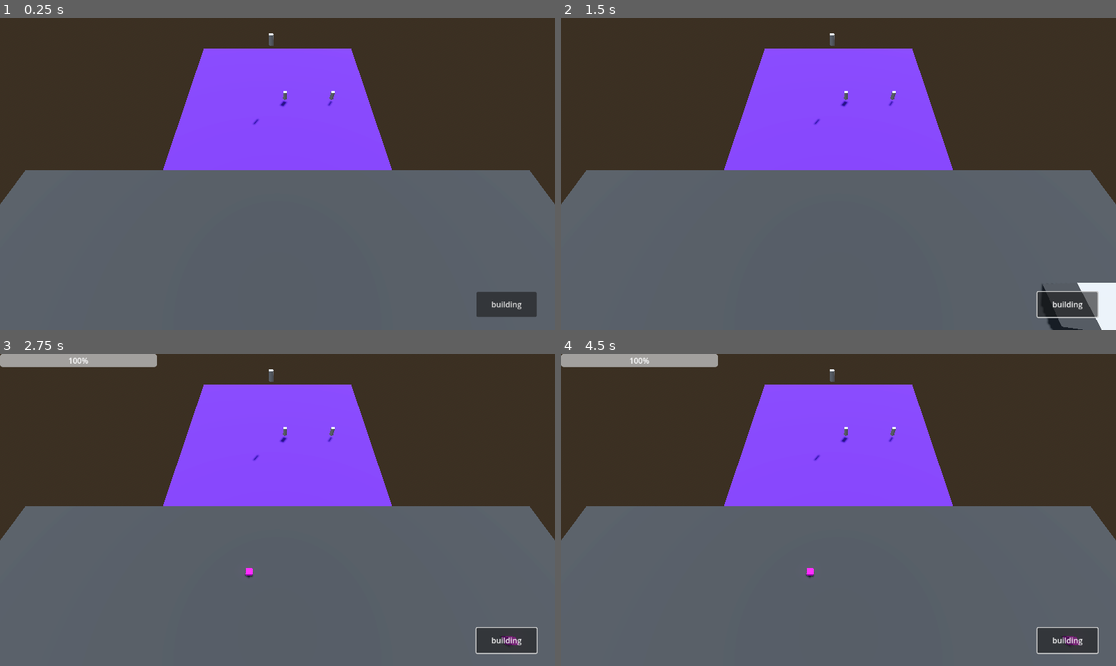
Above: before the commit, frames 1-4 (two rows, left to right).
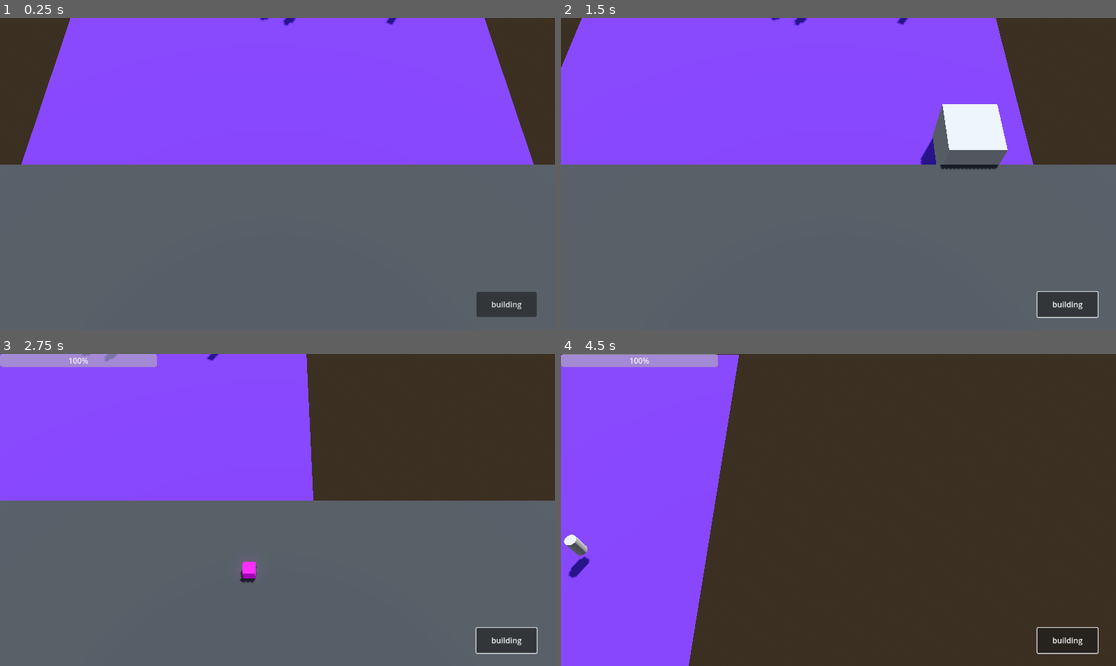
Above: after the commit, the same moments.

Repository: TobiasKastner1999/StrategyGame
Game: Godot game, scene res://world3d.tscn
Same seed, same stepped clock (60 frames per second), same inputs: the game is played once before the commit and once after it. The project has no main scene, so this scene is started directly.
Inputs (mouse positions are in pixels of both pictures, inside the frame that each line leads up to):
- Up to frame 1 (0.25 s): no input
- Up to frame 2 (1.5 s): click "building" at 0.5 s; tap Enter at 1.25 s; move the mouse to (960, 158) at 1.27 s; hold D (right, bound only after the commit) from 1.28 s (still down); hold Shift (shift) from 1.28 s (still down); right-click (960, 158) at 1.35 s; click (960, 158) at 1.42 s
- Up to frame 3 (2.75 s): release D (right, bound only after the commit) at 2 s; release Shift (shift) at 2 s; drag from (166, 525) to (249, 572) at 2.02 s
- Up to frame 4 (4.5 s): move the mouse to (894, 441) at 2.77 s; hold D (right, bound only after the commit) 2.78-3.5 s; hold W (front, bound only after the commit) 2.78-3.5 s; click (894, 441) at 2.92 s; right-click (894, 441) at 3.05 s; drag from (810, 572) to (672, 463) at 3.52 s; move the mouse to (1005, 556) at 4.27 s; hold A (left, bound only after the commit) from 4.28 s (still down); hold W (front, bound only after the commit) from 4.28 s (still down); right-click (1005, 556) at 4.35 s; click (1005, 556) at 4.42 s

The runs differ from the first frame. In frame 1, 29% of the frame differs, in the area x 0-100%, y 0-60%; in frame 2, 29%; in frame 3, 24%; in frame 4, 79%, in the area x 0-100%, y 0-100%.

Commit message:
kamera movement

Diff:
--- a/strategytest/Node3D.gd
+++ b/strategytest/Node3D.gd
@@ -22,6 +22,19 @@
 
 
 func _physics_process(delta):
+
+	if Input.is_action_pressed("front"):
+		$".".position.z -= 0.5
+	if Input.is_action_pressed("back"):
+		$".".position.z += 0.5
+	if Input.is_action_pressed("left"):
+		$".".position.x -= 0.5
+	if Input.is_action_pressed("right"):
+		$".".position.x += 0.5
+
+
+
+
 	mousePosition = get_viewport().get_mouse_position()
 	if Input.is_action_just_pressed("LeftClick"):
 		selectionBox2D.startSelectionPosition = mousePosition
@@ -44,7 +57,6 @@
 			if selected.SR == false:
 				return
 			else:
-				print("yes")
 				RaycastMouseClick()
 				#selected.SPEED = 600
 				selected.set_target_position(raycastMouseClick3DResult)
@@ -60,7 +72,15 @@
 				#else:
 					#selected.beanSoldier.combatRange.focusFireTarget = null
 
-
+func _unhandled_input(event):
+	if event is InputEventMouseButton:
+		if event.is_pressed():
+			if event.button_index == MOUSE_BUTTON_WHEEL_UP:
+				$".".position.y -= 2
+	if event is InputEventMouseButton:
+		if event.is_pressed():
+			if event.button_index == MOUSE_BUTTON_WHEEL_DOWN:
+				$".".position.y += 2
 
 func SelectUnits():
 	newSelection = []
--- a/strategytest/placer.gd
+++ b/strategytest/placer.gd
@@ -45,16 +45,16 @@
 			y_distances.append(y_distance)
 
 		else:
-			print("raycast falied")
+			print("error")
 			return false
 		i += 1
 
 
 	for y_distance in y_distances:
 		if y_distance > 2.0:
-			print("not plannar enough")
+			print("nicht eben genug")
 			return false
-	print("Everything is good")
+	print("passt")
 	model_green()
 	return true
 # Called when the node enters the scene tree for the first time.
--- a/strategytest/project.godot
+++ b/strategytest/project.godot
@@ -31,3 +31,33 @@
 "events": [Object(InputEventKey,"resource_local_to_scene":false,"resource_name":"","device":-1,"window_id":0,"alt_press …(182 unchanged characters)…
 ]
 }
+front={
+"deadzone": 0.5,
+"events": [Object(InputEventKey,"resource_local_to_scene":false,"resource_name":"","device":-1,"window_id":0,"alt_pressed":false,"shift_pressed":false,"ctrl_pressed":false,"meta_pressed":false,"pressed":false,"keycode":0,"physical_keycode":87,"key_label":0,"unicode":119,"echo":false,"script":null)
+]
+}
+left={
+"deadzone": 0.5,
+"events": [Object(InputEventKey,"resource_local_to_scene":false,"resource_name":"","device":-1,"window_id":0,"alt_pressed":false,"shift_pressed":false,"ctrl_pressed":false,"meta_pressed":false,"pressed":false,"keycode":0,"physical_keycode":65,"key_label":0,"unicode":97,"echo":false,"script":null)
+]
+}
+right={
+"deadzone": 0.5,
+"events": [Object(InputEventKey,"resource_local_to_scene":false,"resource_name":"","device":-1,"window_id":0,"alt_pressed":false,"shift_pressed":false,"ctrl_pressed":false,"meta_pressed":false,"pressed":false,"keycode":0,"physical_keycode":68,"key_label":0,"unicode":100,"echo":false,"script":null)
+]
+}
+back={
+"deadzone": 0.5,
+"events": [Object(InputEventKey,"resource_local_to_scene":false,"resource_name":"","device":-1,"window_id":0,"alt_pressed":false,"shift_pressed":false,"ctrl_pressed":false,"meta_pressed":false,"pressed":false,"keycode":0,"physical_keycode":83,"key_label":0,"unicode":115,"echo":false,"script":null)
+]
+}
+zoom_in={
+"deadzone": 0.5,
+"events": [Object(InputEventMouseButton,"resource_local_to_scene":false,"resource_name":"","device":-1,"window_id":0,"alt_pressed":false,"shift_pressed":false,"ctrl_pressed":false,"meta_pressed":false,"button_mask":0,"position":Vector2(0, 0),"global_position":Vector2(0, 0),"factor":1.0,"button_index":4,"canceled":false,"pressed":false,"double_click":false,"script":null)
+]
+}
+zoom_out={
+"deadzone": 0.5,
+"events": [Object(InputEventMouseButton,"resource_local_to_scene":false,"resource_name":"","device":-1,"window_id":0,"alt_pressed":false,"shift_pressed":false,"ctrl_pressed":false,"meta_pressed":false,"button_mask":0,"position":Vector2(0, 0),"global_position":Vector2(0, 0),"factor":1.0,"button_index":5,"canceled":false,"pressed":false,"double_click":false,"script":null)
+]
+}
--- a/strategytest/world3d.tscn
+++ b/strategytest/world3d.tscn
@@ -47,6 +47,8 @@
 [sub_resource type="BoxShape3D" id="BoxShape3D_hw102"]
 size = Vector3(4.9989, 5.05823, 5.10894)
 
+[sub_resource type="NavigationMesh" id="NavigationMesh_wpbtw"]
+
 [node name="Node3D" type="Node3D"]
 script = ExtResource("1_wfjai")
 
@@ -55,6 +57,7 @@
 
 [node name="Camera3D" type="Camera3D" parent="Node3D"]
 transform = Transform3D(1, 0, 0, 0, 0.508876, 0.86084, 0, -0.86084, 0.508876, 0, 37.7224, 46.5763)
+fov = 37.8493
 
 [node name="SelectionBox" type="Control" parent="Node3D"]
 layout_mode = 3
@@ -95,7 +98,7 @@
 shape = SubResource("ConcavePolygonShape3D_dxerr")
 
 [node name="unit" parent="." groups=["MouseRaycast", "Selectable"] instance=ExtResource("1_augcd")]
-transform = Transform3D(1, 0, 0, 0, 1, 0, 0, 0, 1, -1.28483, 14.8576, 1.70637)
+transform = Transform3D(1, 0, 0, 0, 1, 0, 0, 0, 1, -1.28483, -0.113351, 1.70637)
 
 [node name="unit2" parent="." groups=["MouseRaycast", "Selectable"] instance=ExtResource("1_augcd")]
 transform = Transform3D(1, 0, 0, 0, 1, 0, 0, 0, 1, 1.97206, 1.31549, 1.70637)
@@ -134,3 +137,6 @@
 [node name="CollisionShape3D" type="CollisionShape3D" parent="Interface/placer/Area3D"]
 transform = Transform3D(1, 0, 0, 0, 1, 0, 0, 0, 1, 0.000671387, 0.0808716, 0.0443764)
 shape = SubResource("BoxShape3D_hw102")
+
+[node name="NavigationRegion3D" type="NavigationRegion3D" parent="."]
+navigation_mesh = SubResource("NavigationMesh_wpbtw")
Binary file added: strategytest/FBX format/Textures/colormap.png
Not shown, added: strategytest/FBX format/Textures/colormap.png.import
Binary file added: strategytest/FBX format/bridge.fbx
Not shown, added: strategytest/FBX format/bridge.fbx.import
Binary file added: strategytest/FBX format/building-archery.fbx
Not shown, added: strategytest/FBX format/building-archery.fbx.import
Binary file added: strategytest/FBX format/building-cabin.fbx
Not shown, added: strategytest/FBX format/building-cabin.fbx.import
Binary file added: strategytest/FBX format/building-castle.fbx
Not shown, added: strategytest/FBX format/building-castle.fbx.import
Binary file added: strategytest/FBX format/building-dock.fbx
Not shown, added: strategytest/FBX format/building-dock.fbx.import
(and 281 more such lines)
